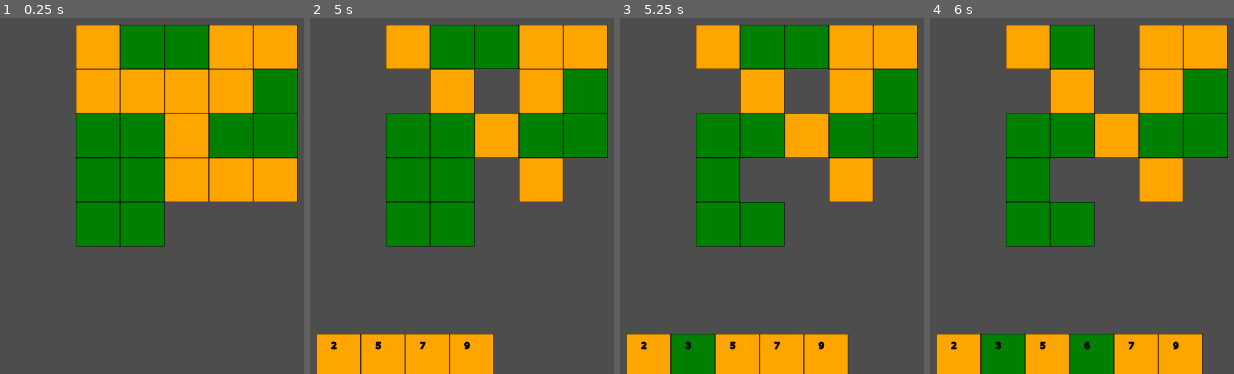
Above: before the commit, frames 1-4 (left to right).
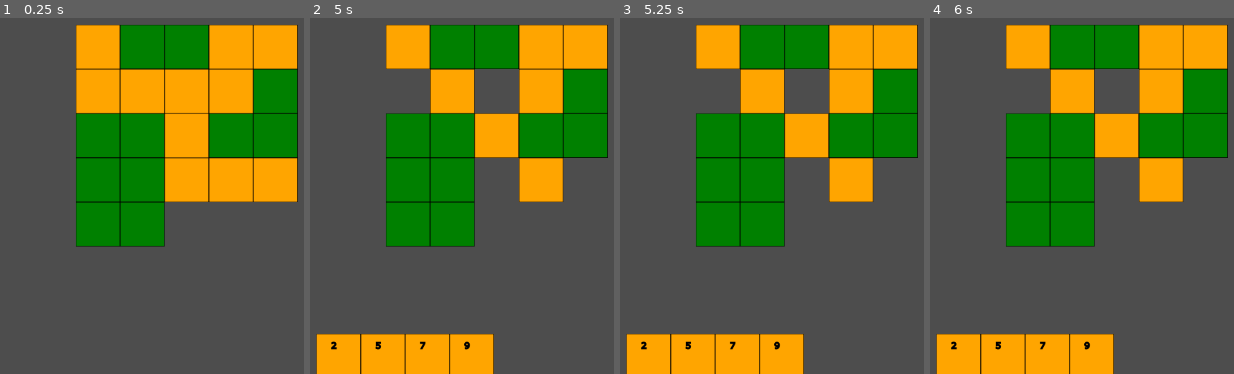
Above: after the commit, the same moments.

Repository: gturri/godot-coda
Game: Godot game, scene res://board.tscn
Two runs of this game, one before a commit and one after it. Both use one fixed random seed, a clock stepped at 60 frames per second and the inputs below. This scene is started directly instead of the project's main scene.
Inputs (mouse positions are in pixels of both pictures, inside the frame that each line leads up to):
- Up to frame 1 (0.25 s): no input
- Up to frame 2 (5 s): tap Enter at 0.5, 2, 3.5 s; move the mouse to (outside the picture) at 0.52 s; press the mouse at (outside the picture) at 0.53 s; tap Space at 1.25, 2.75, 4.25 s; move the mouse to (477, 171) at 1.27 s; release the mouse at (477, 171) at 1.28 s; click (477, 171) at 1.35 s; move the mouse to (outside the picture) at 2.02 s; press the mouse at (outside the picture) at 2.03 s; move the mouse to (595, 238) at 2.77 s; release the mouse at (595, 238) at 2.78 s; click (595, 238) at 2.85 s; move the mouse to (outside the picture) at 3.52 s; press the mouse at (outside the picture) at 3.53 s; move the mouse to (395, 82) at 4.27 s; release the mouse at (395, 82) at 4.28 s; click (395, 82) at 4.35 s
- Up to frame 3 (5.25 s): move the mouse to (outside the picture) at 5.02 s; press the mouse at (outside the picture) at 5.03 s
- Up to frame 4 (6 s): move the mouse to (1136, 35) at 5.77 s; release the mouse at (1136, 35) at 5.78 s; click (1136, 35) at 5.85 s

Frames 1-2 are identical in both runs. In frame 3, 5.2% of the frame differs, in the area x 16-76%, y 39-100%; in frame 4, 10%, in the area x 16-90%, y 1-100%.

Commit message:
Can do the initialization phase

Diff:
--- a/PlayerHand.gd
+++ b/PlayerHand.gd
@@ -3,6 +3,7 @@
 var cards: Array[Card] = []
 const sourceId := 0
 @export var isCurrentPlayer := true
+signal cardAdded()
 
 @rpc("any_peer", "call_remote", "reliable")
 func add_card_remotely(serializedCard: String) -> void:
@@ -12,6 +13,7 @@
 	cards.append(card)
 	cards.sort_custom(Card.compare)
 	paint()
+	cardAdded.emit()
 
 func paint() -> void:
 	for i in cards.size():
--- a/available_tiles.gd
+++ b/available_tiles.gd
@@ -5,7 +5,7 @@
 @export var maxValue := 11
 @export var cardsPerRow := 5
 var cards: Array[Card] = []
-signal cardDrawn(card: Card)
+signal cardDrawn(card: Card, card_id: int)
 
 func _ready():
 	if not multiplayer.is_server():
@@ -54,9 +54,7 @@
 		if card_id < 0 or card_id > cards.size() or not cards[card_id]:
 			print("click was not on a card, we ignore it")
 			return
-		cardDrawn.emit(cards[card_id])
-		player_picked_card.rpc(card_id)
-
+		cardDrawn.emit(cards[card_id], card_id)
 
 @rpc("any_peer", "call_local", "reliable")
 func player_picked_card(card_id: int) -> void:
--- a/board.gd
+++ b/board.gd
@@ -1,5 +1,23 @@
 extends Node2D
 
-func on_card_drawn(card: Card):
-	$CurrentPlayerHand.add_card(card)
-	$OpponentHand.add_card_remotely.rpc(CardSerializer.serialize_card(card))
+var isInitializationPhase := true
+@export var nbCardsInitially := 4
+
+func on_card_drawn(card: Card, card_id: int):
+	if isInitializationPhase:
+		if $CurrentPlayerHand.cards.size() < nbCardsInitially:
+			$AvailableTiles.player_picked_card.rpc(card_id)
+			$CurrentPlayerHand.add_card(card)
+			$OpponentHand.add_card_remotely.rpc(CardSerializer.serialize_card(card))
+		else:
+			print("User hand is already full")
+			# TODO: display a warning to the player?
+			return
+	else:
+		pass #TODO
+
+func on_card_added_to_player_hand():
+	if $CurrentPlayerHand.cards.size() == nbCardsInitially \
+		and $OpponentHand.cards.size() == nbCardsInitially:
+		isInitializationPhase = false
+		print("initialization completed")
--- a/board.tscn
+++ b/board.tscn
@@ -18,3 +18,5 @@
 isCurrentPlayer = false
 
 [connection signal="cardDrawn" from="AvailableTiles" to="." method="on_card_drawn"]
+[connection signal="cardAdded" from="CurrentPlayerHand" to="." method="on_card_added_to_player_hand"]
+[connection signal="cardAdded" from="OpponentHand" to="." method="on_card_added_to_player_hand"]
